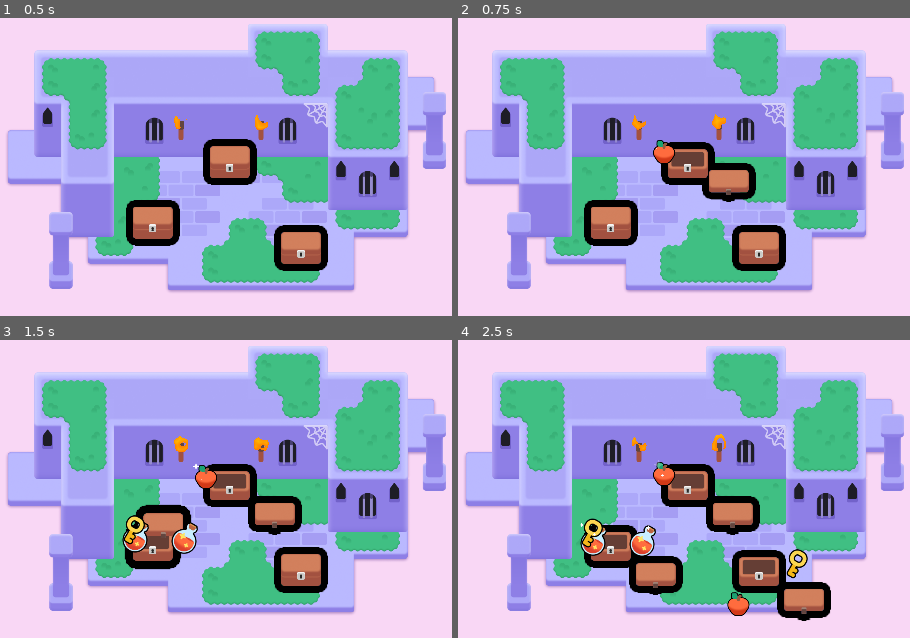
Above: before the commit, frames 1-4 (two rows, left to right).
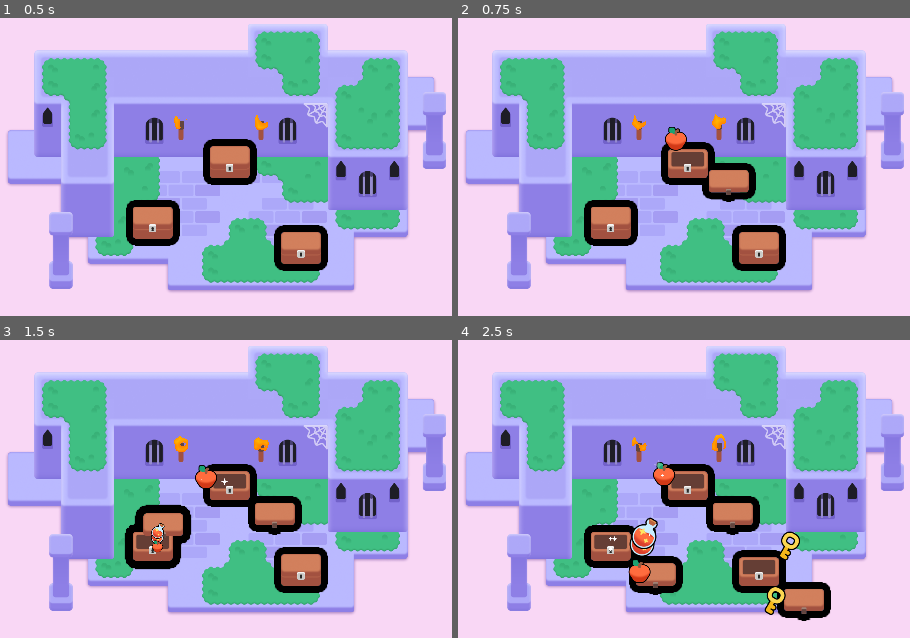
Above: after the commit, the same moments.

Repository: 707bremo/2d-GameDev-Course
Game: Godot game, scene res://lessons/mini_dungeon.tscn
Two runs of this game, one before a commit and one after it. Both use one fixed random seed, a clock stepped at 60 frames per second and the inputs below.
Inputs (mouse positions are in pixels of both pictures, inside the frame that each line leads up to):
- Up to frame 1 (0.5 s): no input
- Up to frame 2 (0.75 s): tap Enter at 0.5 s; move the mouse to (688, 161) at 0.52 s; press the mouse at (688, 161) at 0.53 s; hold D (move_right) from 0.53 s (still down)
- Up to frame 3 (1.5 s): tap Space at 0.77 s; move the mouse to (153, 545) at 1.27 s; release D (move_right) at 1.28 s; release the mouse at (153, 545) at 1.28 s; hold S (move_down) from 1.28 s (still down); right-click (153, 545) at 1.35 s; click (153, 545) at 1.42 s
- Up to frame 4 (2.5 s): tap Space at 1.52 s; move the mouse to (760, 569) at 2.02 s; release S (move_down) at 2.03 s; hold D (move_right) from 2.03 s (still down); tap Z at 2.1 s; click (760, 569) at 2.17 s

Frame 1 is identical in both runs. In frame 2, 0.6% of the frame differs, in the area x 43-51%, y 36-49%; in frame 3, 1.2%; in frame 4, 2.3%, in the area x 26-78%, y 59-93%.

Commit message:
M6-L7 Lesson Completed
It's all about animating the items that jump out of the chest!

Using different properties of tween() and the new EASE_IN and EASE_OUT to change the speed of item floats over time.

Diff:
--- a/06.looting_workbook/lessons/chest/chest.gd
+++ b/06.looting_workbook/lessons/chest/chest.gd
@@ -3,6 +3,7 @@
 @export var possible_items: Array[PackedScene] = []
 @onready var canvas_group: CanvasGroup = $CanvasGroup
 @onready var animation_player: AnimationPlayer = $AnimationPlayer
+
 
 
 func _ready() -> void:
@@ -11,16 +12,22 @@
 	canvas_group.material.set_shader_parameter("line_thickness", 7.0)
 
 
+
 func _on_mouse_entered() -> void:
 	var tween := create_tween()
 	tween.tween_method(set_outline_thickness, 7.0, 10.0, 0.08)
+
+
 
 func _on_mouse_exited() -> void:
 	var tween := create_tween()
 	tween.tween_method(set_outline_thickness, 10.0, 7.0, 0.08)
 
+
+
 func set_outline_thickness(new_thickness: float) -> void:
 	canvas_group.material.set_shader_parameter("line_thickness", new_thickness)
+
 
 
 func _input_event(viewport: Node, event: InputEvent, shape_index: int):
@@ -32,6 +39,8 @@
 
 	if event_is_mouse_click:
 		open()
+
+
 
 func open() -> void:
 	animation_player.play("open")
@@ -48,4 +57,21 @@
 	var random_angle := randf_range(0.0, 2.0 * PI)
 	var random_direction := Vector2(1.0, 0.0).rotated(random_angle)
 	var random_distance := randf_range(60.0, 120.0)
-	loot_item.position = random_direction * random_distance
+	var land_position := random_direction * random_distance
+	# Used strictly for separation, and reading code clearly.
+	const FLIGHT_TIME := 0.4
+	const HALF_FLIGHT_TIME := FLIGHT_TIME / 2.0
+	# Used strictly for separation, and reading code clearly.
+	var tween := create_tween()
+	tween.set_parallel()
+	loot_item.scale = Vector2(0.25, 0.25)
+	tween.tween_property(loot_item, "scale", Vector2(1.0, 1.0), HALF_FLIGHT_TIME)
+	tween.tween_property(loot_item, "position:x", land_position.x, FLIGHT_TIME)
+	# Used strictly for separation, and reading code clearly.
+	tween = create_tween()
+	tween.set_trans(Tween.TRANS_QUAD)
+	tween.set_ease(Tween.EASE_OUT)
+	var jump_height := randf_range(30.0, 80.0)
+	tween.tween_property(loot_item, "position:y", land_position.y - jump_height, HALF_FLIGHT_TIME)
+	tween.set_ease(Tween.EASE_IN)
+	tween.tween_property(loot_item, "position:y", land_position.y, HALF_FLIGHT_TIME)
